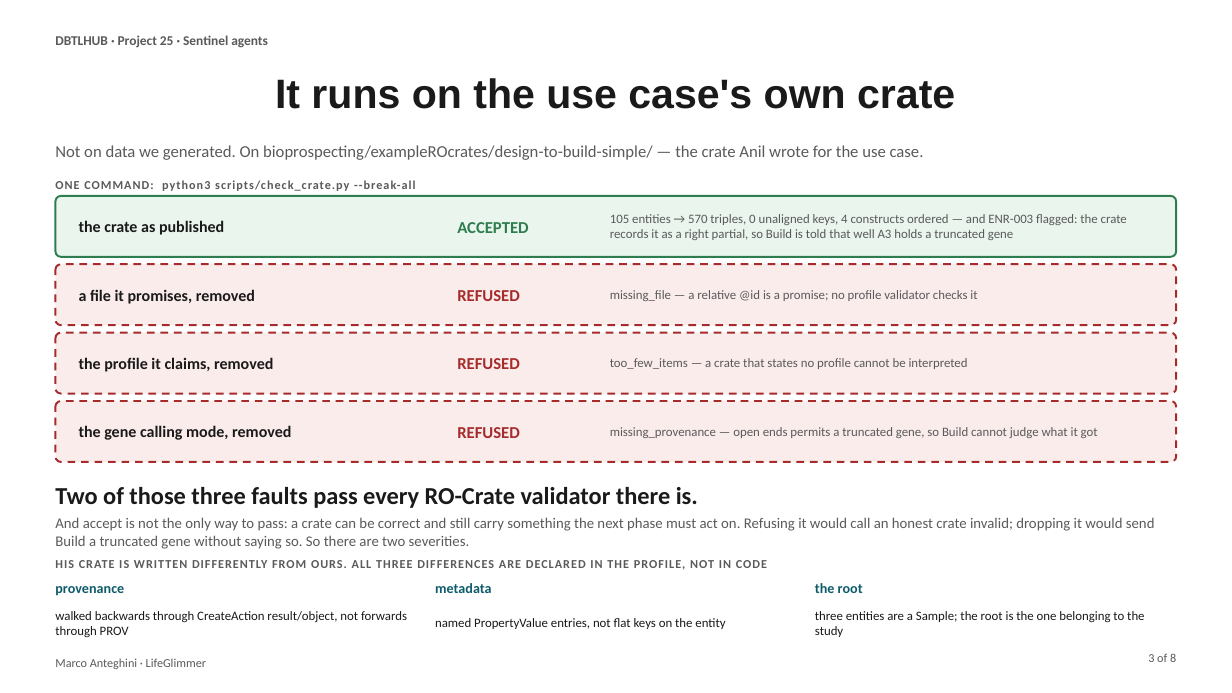
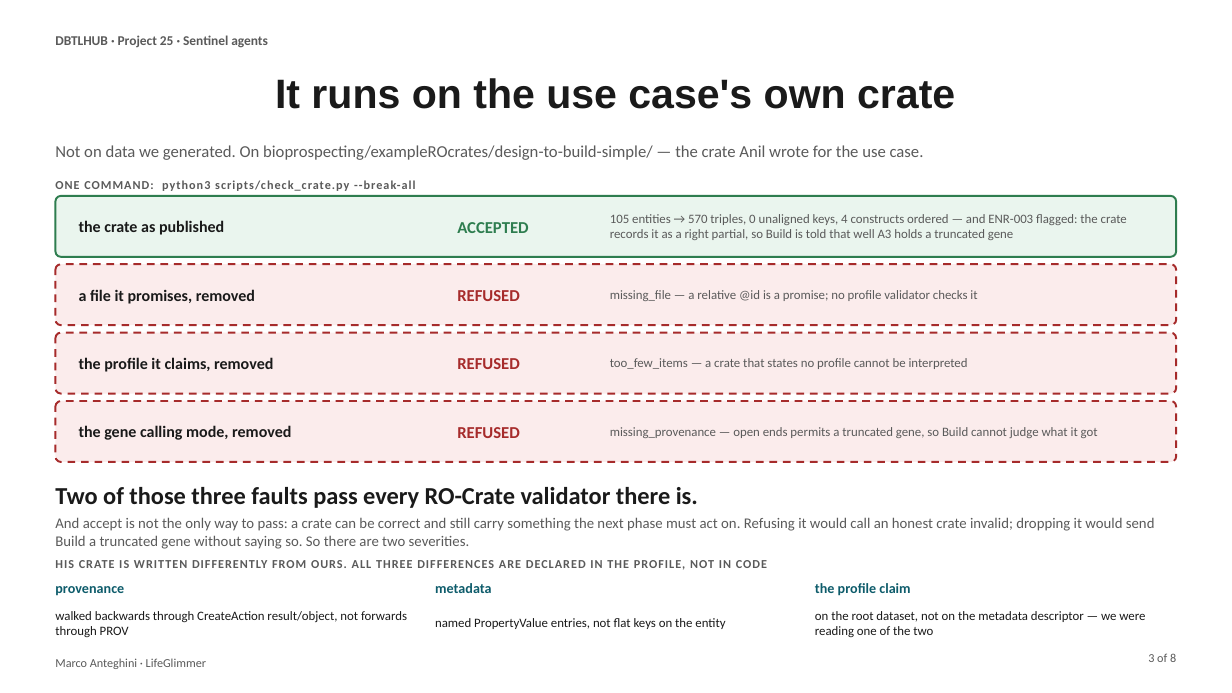
Before and after one commit to dbtl-synbio/dbtlhub, a slide deck: slide 3 of sentinel/docs/sentinel_agents.pptx. Drawn at 1232x693 pixels with LibreOffice and Linux fonts; fonts in the diff are those of the drawing. Boxes give left, top, right and bottom in pixels: in the first picture for what was removed or moved away, otherwise in the second. Text is boxed around its words. In the diff, an @@ line names an element or a change of style, - is before the commit and + after.

```diff
--- a/sentinel/docs/sentinel_agents.pptx
+++ b/sentinel/docs/sentinel_agents.pptx
@@ text at bbox=[815, 583, 910, 596]: text changed @@
-the root
+the profile claim
@@ text at bbox=[815, 611, 1145, 637]: text changed @@
-three entities are a Sample; the root is the one belonging to the study
+on the root dataset, not on the metadata descriptor — we were reading one of the two
```
Also in this commit, not shown: 2 other slides changed, 24 other files.
